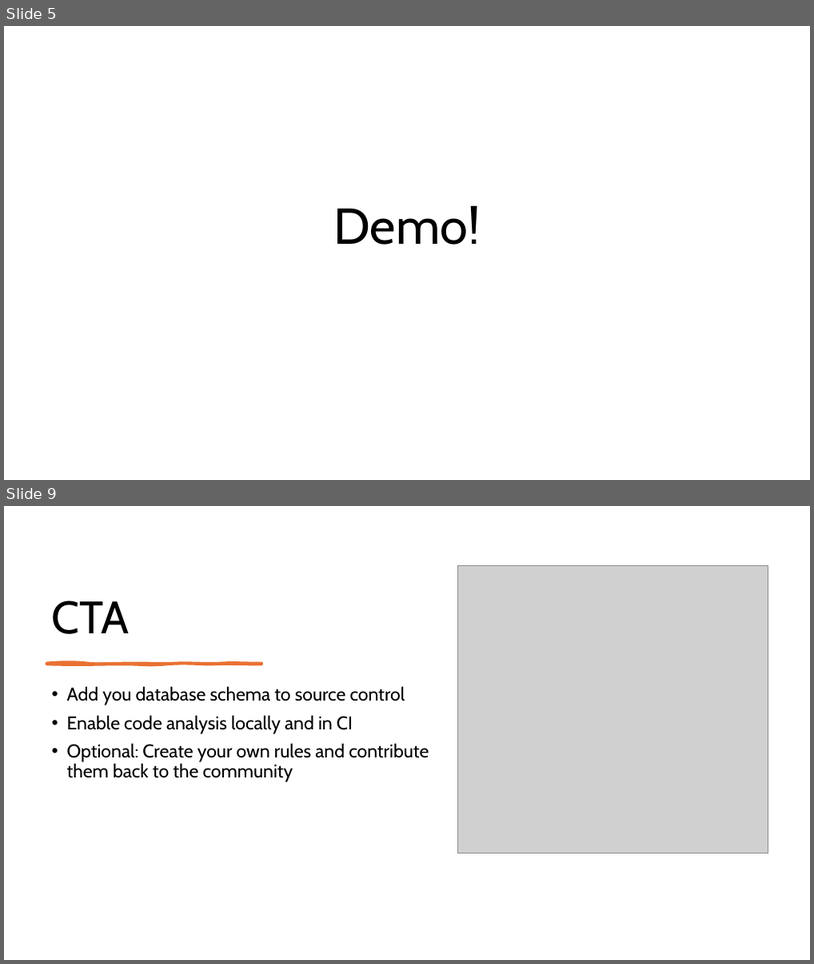
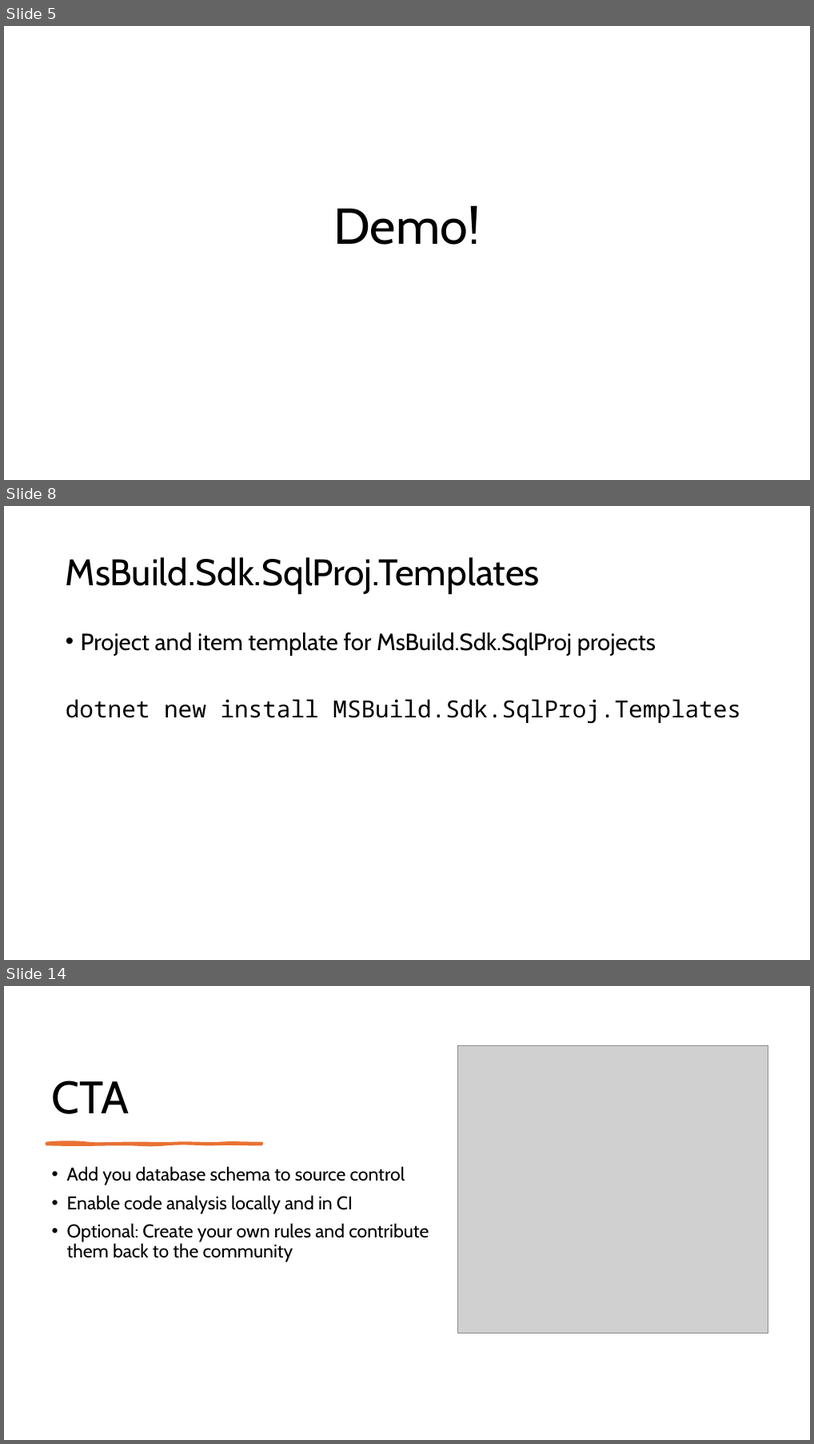
Before and after one commit to ErikEJ/TsqlAnalysis, a slide deck: T-SQL Code analysis.pptx. Shown one above the other, each under a label of ours: slides 5 and 9 before the commit, slides 5, 8 and 14 after it; the slides between them are not shown. The pictures are 814x964 and 814x1444 pixels, drawn with LibreOffice and Linux fonts; fonts in the diff are those of the drawing; grey boxes stand for pictures. Boxes give left, top, right and bottom in pixels: in the first picture for what was removed or moved away, otherwise in the second. Text is boxed around its words. In the diff, an @@ line names an element or a change of style, - is before the commit and + after.

```diff
--- a/T-SQL Code analysis.pptx
+++ b/T-SQL Code analysis.pptx
@@ slide 8 added at <box>4,506,810,960</box>, background #FFFFFF @@
@@ title added at <box>66,557,540,594</box>, 44 pt, text #000000 @@
+MsBuild.Sdk.SqlProj.Templates
@@ text added at <box>66,632,742,724</box>, 28 pt, text #000000 @@
+• Project and item template for MsBuild.Sdk.SqlProj projects
+dotnet new install MSBuild.Sdk.SqlProj.Templates
@@ what was slide 9 is now slide 14 @@
```
Also in this commit, not shown: 4 slides changed, 7 other slides added, 1 other file.
